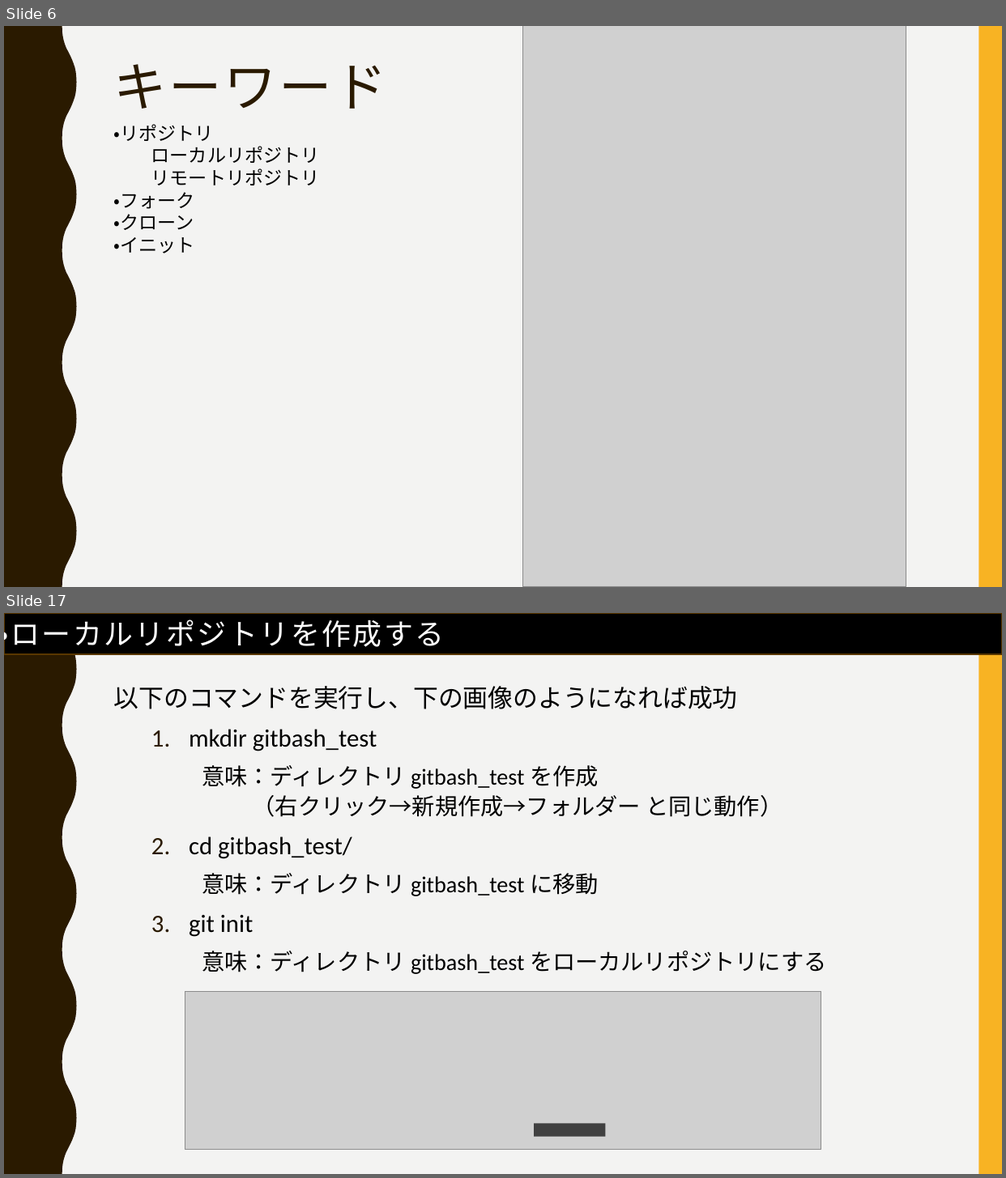
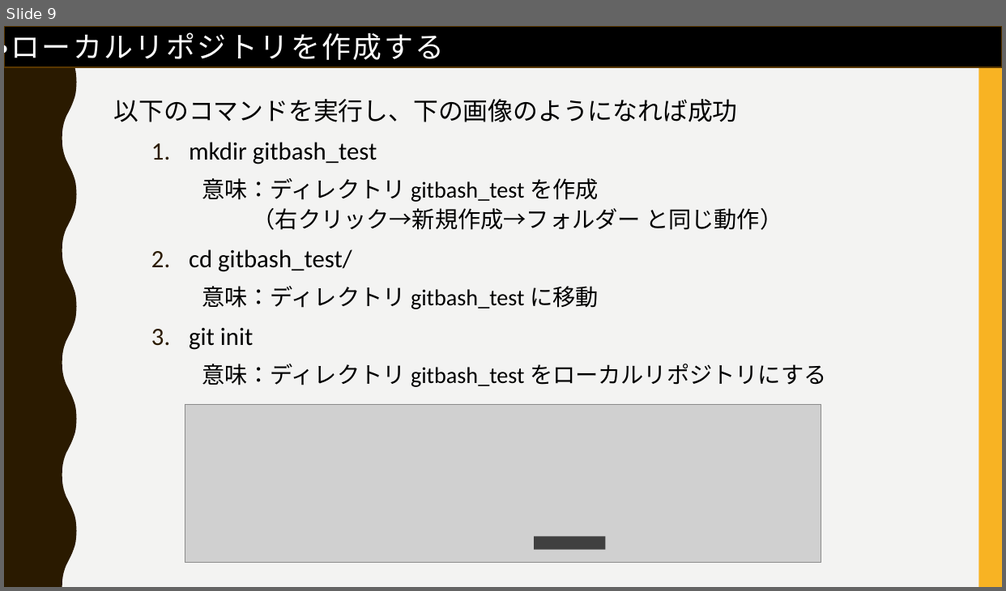
Before and after one commit to FIY24554/git_test, a slide deck: gitについて_松家.pptx. Shown one above the other, each under a label of ours: slides 6 and 17 before the commit, slide 9 after it; the slides between them are not shown. The pictures are 1006x1178 and 1006x591 pixels, drawn with LibreOffice and Linux fonts; fonts in the diff are those of the drawing; grey boxes stand for pictures. Boxes give left, top, right and bottom in pixels: in the first picture for what was removed or moved away, otherwise in the second. Text is boxed around its words. In the diff, an @@ line names an element or a change of style, - is before the commit and + after.

```diff
--- a/gitについて_松家.pptx
+++ b/gitについて_松家.pptx
@@ slide 6 removed at [4,26,1002,587], background #F3F3F2; not listed: 2 template elements that a slide beside it also shows @@
@@ picture removed at [522,26,906,587] @@
@@ title removed at [114,64,387,109] @@
-キーワード
@@ text removed at [114,124,320,254] @@
-・リポジトリ
-ローカルリポジトリ
-リモートリポジトリ
-・フォーク
-・クローン
-・イニット
@@ what was slide 17 is now slide 9 @@
```
Also in this commit, not shown: 4 slides changed, 8 slides added, 12 other slides removed.
